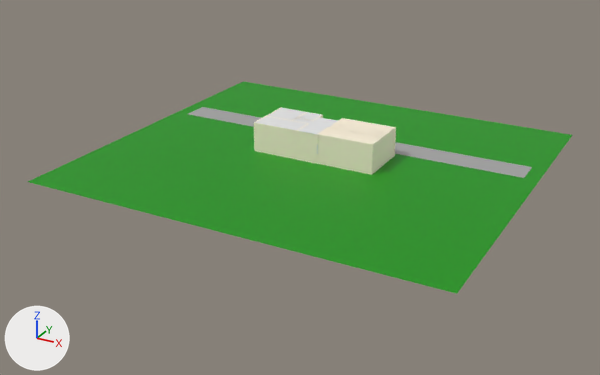
Before and after pictures for a commit that changed the glTF model code/src/App/components/ruben/campus/campus.glb.
Before and after are seen from a camera (50 mm lens) standing at (99.8, -192.6, 83.0) and looking at (-2.3, -7.0, -9.9). Arrows for +X, +Y and +Z are at lower left; the lights stay in place. Where no turn or scale is listed for an object, it has been applied to the vertices. Vertices at the same position are counted once.

Before the edit, the objects in view are built like this:
```python
ob_achtermuur = bpy.data.objects.new('achtermuur', me_cube_046)
ob_achtermuur.location = (0.0, -4.8, 1.6)
ob_cube_006 = bpy.data.objects.new('Cube.006', me_cube_019)
ob_cube_006.location = (18.1, 2.8, 1.6)
ob_cube_056 = bpy.data.objects.new('Cube.056', me_cube_068)
ob_cube_056.location = (-9.5, 5.9, 4.5)
ob_cube_060 = bpy.data.objects.new('Cube.060', me_cube_050)
ob_cube_060.location = (10.2, 2.8, 5.9)
ob_cube_071 = bpy.data.objects.new('Cube.071', me_cube_084)
ob_cube_071.location = (-4.3, -1.7, 1.7)
ob_cube_076 = bpy.data.objects.new('Cube.076', me_cube_091)
ob_cube_076.location = (-4.3, 2.7, -1.2)
ob_eetgrondverdiep2_003 = bpy.data.objects.new('eetgrondverdiep2.003', me_plane_020)
ob_eetgrondverdiep2_003.location = (-11.1, 2.7, 5.9)
ob_inkomgrondverdiep2_003 = bpy.data.objects.new('inkomgrondverdiep2.003', me_plane_019)
ob_inkomgrondverdiep2_003.location = (-0.9, 1.4, 5.8)
ob_plane_001 = bpy.data.objects.new('Plane.001', me_plane_021)
ob_plane_001.location = (0.0, 16.6, -2.6)
# also in view: 'Plane' at (0.0, 0.0, -2.7)
```
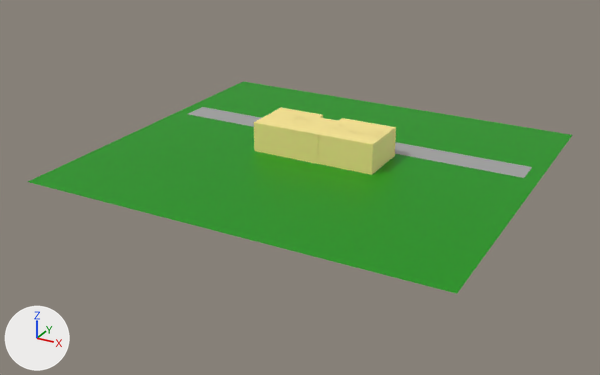
Diff of the bpy script that builds the scene:
```diff
--- a/code/src/App/components/ruben/campus/campus.glb.py
+++ b/code/src/App/components/ruben/campus/campus.glb.py
@@ mat_material_008 @@
 mat_material_008 = principled_material('Material.008')
-mat_material_008.base_color = (1.0, 0.899, 0.713)  # white #fff3dc
+mat_material_008.base_color = (1.0, 0.828, 0.295)  # yellow #ffeb94
@@ me_cube_046 @@
 me_cube_046.from_pydata(...)  # 8 vertices, 12 faces; spans x -18.2..18.2, y -0.3..0.3, z -4.3..4.3
-me_cube_046.materials.append(mat_material_004)  # white #fff3dc
+me_cube_046.materials.append(mat_material_008)  # yellow #ffeb94
@@ me_cube_058 @@
 me_cube_058.from_pydata(...)  # 8 vertices, 12 faces; spans x -0.16..0.16, y -3.35..3.35, z -1.45..1.45
-me_cube_058.materials.append(mat_material_004)  # white #fff3dc
+me_cube_058.materials.append(mat_material_008)  # yellow #ffeb94
@@ me_cube_067 @@
 me_cube_067.from_pydata(...)  # 8 vertices, 12 faces; spans x -0.16..0.16, y -3.07..3.07, z -1.45..1.45
-me_cube_067.materials.append(mat_material_004)  # white #fff3dc
+me_cube_067.materials.append(mat_material_008)  # yellow #ffeb94
@@ me_cube_068 @@
 me_cube_068.from_pydata(...)  # 110 vertices, 200 faces; spans x -0.18..0.16, y -4.45..4.45, z -1.45..1.45
-me_cube_068.materials.append(mat_material_004)  # white #fff3dc
+me_cube_068.materials.append(mat_material_008)  # yellow #ffeb94
@@ me_cube_071 @@
 me_cube_071.from_pydata(...)  # 8 vertices, 12 faces; spans x -0.16..0.16, y -2.91..2.91, z -1.45..1.45
-me_cube_071.materials.append(mat_material_004)  # white #fff3dc
+me_cube_071.materials.append(mat_material_008)  # yellow #ffeb94
@@ me_cube_080 @@
 me_cube_080.from_pydata(...)  # 8 vertices, 12 faces; spans x -0.16..0.16, y -3.35..3.35, z -1.45..1.45
+me_cube_080.materials.append(mat_material_008)  # yellow #ffeb94
@@ me_cube_084 @@
 me_cube_084.from_pydata(...)  # 8 vertices, 12 faces; spans x -0.16..0.16, y -3.35..3.35, z -1.45..1.45
-me_cube_084.materials.append(mat_material_004)  # white #fff3dc
+me_cube_084.materials.append(mat_material_008)  # yellow #ffeb94
@@ me_cube_091 @@
 me_cube_091.from_pydata(...)  # 150 vertices, 272 faces; spans x -0.2..0.2, y -7.7..7.7, z -1.5..1.5
-me_cube_091.materials.append(mat_material_004)  # white #fff3dc
+me_cube_091.materials.append(mat_material_008)  # yellow #ffeb94
@@ me_cube_019 @@
-me_cube_019.from_pydata(...)  # 8 vertices, 12 faces; spans x -0.2..0.2, y -7.6..7.6, z -4.2..4.2
+me_cube_019.from_pydata(...)  # 46 vertices, 88 faces; spans x -0.7..0.2, y -7.6..7.6, z -4.2..4.2
+# me_cube_019 part 1: 38 vertices added at x -0.7..0.2, y -7.6..7.6, z -4.2..4.2
 me_cube_019.materials.append(mat_material_008)
@@ me_cube_026 @@
 me_cube_026.from_pydata(...)  # 8 vertices, 12 faces; spans x -0.2..0.2, y -7.5..7.5, z -4.3..4.3
-me_cube_026.materials.append(mat_material_009)  # white #fff3dc
+me_cube_026.materials.append(mat_material_008)  # yellow #ffeb94
@@ me_plane_017 @@
 me_plane_017.from_pydata(...)  # 8 vertices, 12 faces; spans x -3.34..3.34, y -6.41..6.41, z 0.0..0.1
+me_plane_017.materials.append(mat_material_009)  # white #fff3dc
@@ me_cube_050 @@
 me_cube_050.from_pydata(...)  # 8 vertices, 12 faces; spans x -8.1..8.1, y -7.6..7.6, z -0.1..0.1
-me_cube_050.materials.append(mat_material_016)  # white #fff3dc
+me_cube_050.materials.append(mat_material_008)  # yellow #ffeb94
@@ me_plane_020 @@
 me_plane_020.from_pydata(...)  # 8 vertices, 12 faces; spans x -7.0..7.0, y -7.5..7.5, z 0.0..0.1
+me_plane_020.materials.append(mat_material_008)  # yellow #ffeb94
@@ me_plane_019 @@
 me_plane_019.from_pydata(...)  # 8 vertices, 12 faces; spans x -3.34..3.34, y -6.41..6.41, z 0.0..0.1
+me_plane_019.materials.append(mat_material_008)  # yellow #ffeb94
```

Boxes (x1, y1, x2, y2) around the edits, measured in the pictures (600 x 375 px):
'achtermuur', recoloured
    both: (254, 123, 373, 175)
'Cube.060', recoloured (white to yellow)
    both: (319, 118, 396, 145)
'eetgrondverdiep2.003', recoloured (white to yellow)
    both: (254, 108, 323, 130)
'Cube.006', recoloured
    both: (372, 128, 395, 174)
'inkomgrondverdiep2.003', recoloured (white to yellow)
    both: (298, 117, 338, 135)
'achtermuur.001', recoloured
    both: (393, 128, 396, 156)
'Cube.023', recoloured
    both: (335, 124, 387, 134)
'Cube.048', recoloured
    both: (317, 127, 328, 145)
'Cube.051', recoloured
    both: (267, 116, 308, 124)
'Cube.007', recoloured
    both: (255, 107, 282, 122)
'Cube.053', recoloured
    both: (297, 123, 309, 141)
'Cube.056', recoloured
    both: (292, 112, 307, 121)
'Cube.050', recoloured
    both: (313, 115, 323, 121)
part 1 of me_cube_019, added (yellow)
    after: (372, 129, 395, 174)
